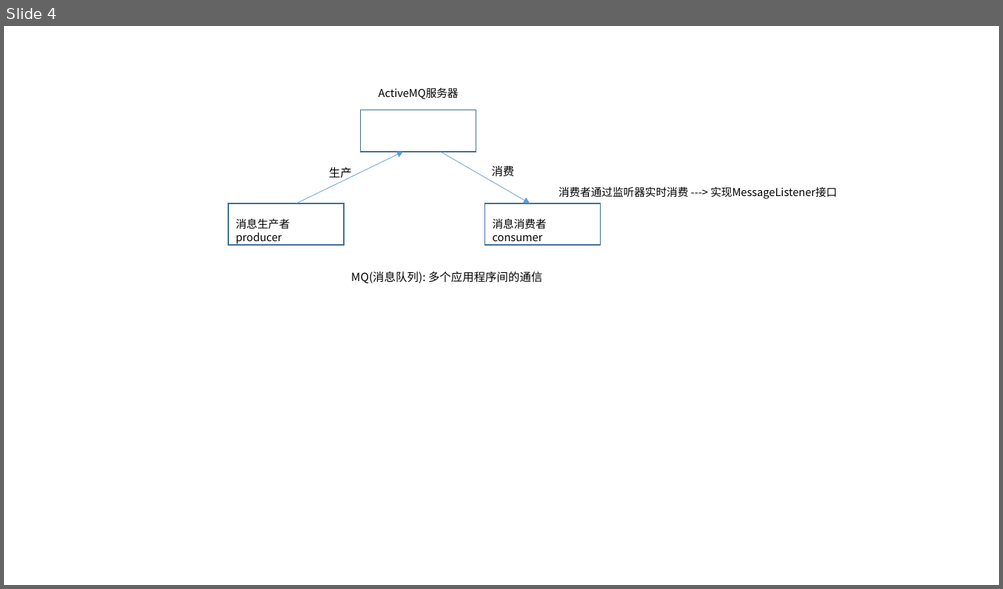
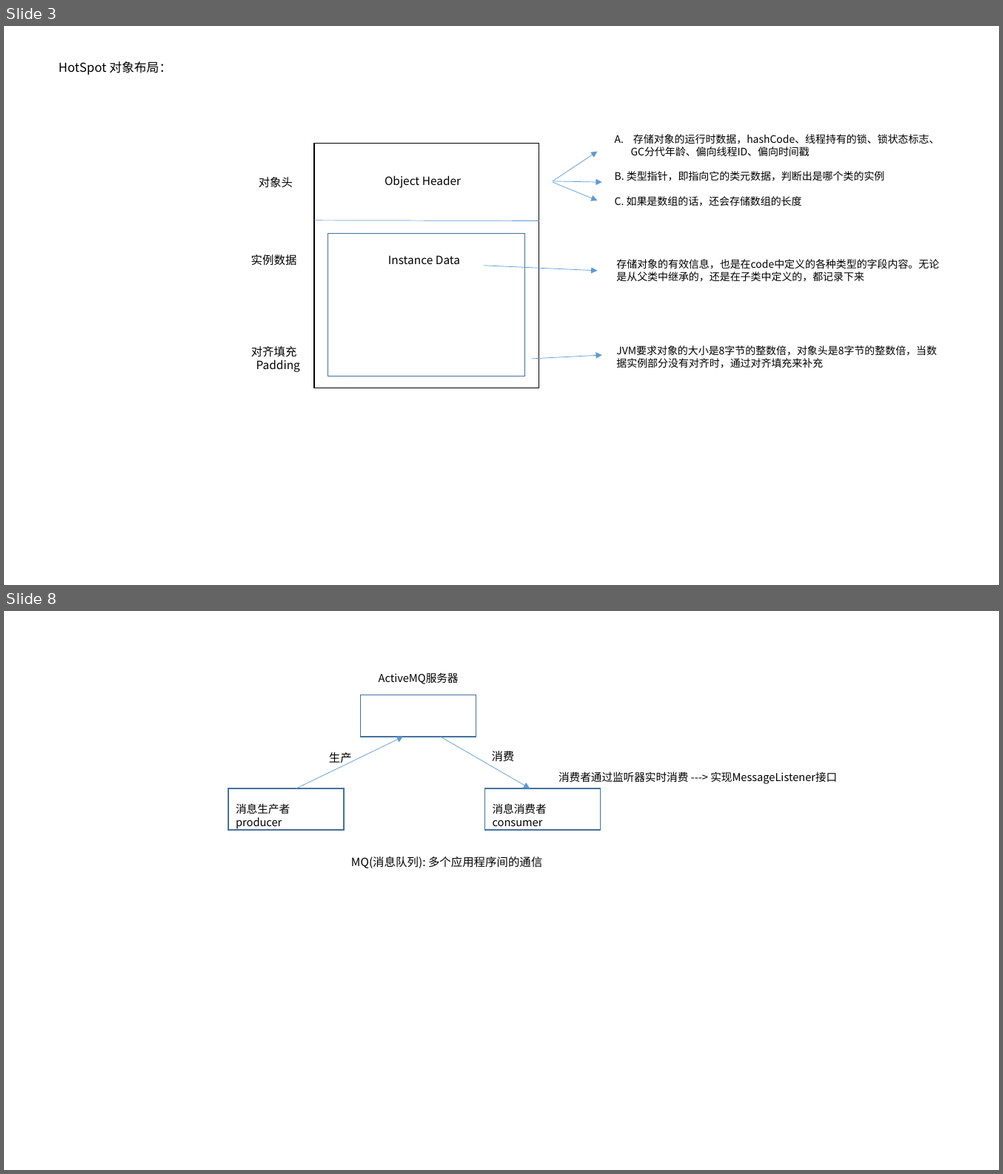
Before and after one commit to dengboyu/future, a slide deck: doc/doc.pptx. Shown one above the other, each under a label of ours: slide 4 before the commit, slides 3 and 8 after it; the slides between them are not shown. The pictures are 1003x589 and 1003x1174 pixels, drawn with LibreOffice and Linux fonts; fonts in the diff are those of the drawing. Boxes give left, top, right and bottom in pixels: in the first picture for what was removed or moved away, otherwise in the second. Text is boxed around its words. In the diff, an @@ line names an element or a change of style, - is before the commit and + after.

```diff
--- a/doc/doc.pptx
+++ b/doc/doc.pptx
@@ slide 3 added at [4,26,999,585], background #FFFFFF @@
@@ text added at [59,62,171,75], 12 pt, text #000000 @@
+HotSpot 对象布局：
@@ text added at [614,134,939,207], 10 pt, text #000000 @@
+A. 存储对象的运行时数据，hashCode、线程持有的锁、锁状态标志、
+GC分代年龄、偏向线程ID、偏向时间戳
+B. 类型指针，即指向它的类元数据，判断出是哪个类的实例
+C. 如果是数组的话，还会存储数组的长度
@@ rectangle added at [314,143,539,388], outline #000000 1 pt @@
@@ arrow added from (552, 181) to (597, 151), #5B9BD5 0.5 pt @@
@@ text added at [259,177,293,188], 11 pt, text #000000 @@
+对象头
@@ text added at [384,175,461,188], 11 pt, text #000000 @@
+Object Header
@@ arrow added from (552, 181) to (602, 183), #5B9BD5 0.5 pt @@
@@ arrow added from (552, 183) to (597, 201), #5B9BD5 0.5 pt @@
@@ line added from (314, 221) to (539, 221), #5B9BD5 0.5 pt @@
@@ rectangle added at [328,233,525,376], outline #43739E 1 pt @@
@@ text added at [251,255,297,266], 11 pt, text #000000 @@
+实例数据
@@ text added at [388,255,460,264], 11 pt, text #000000 @@
+Instance Data
@@ arrow added from (484, 266) to (597, 271), #5B9BD5 0.5 pt @@
@@ text added at [616,259,939,282], 10 pt, text #000000 @@
+存储对象的有效信息，也是在code中定义的各种类型的字段内容。无论是从父类中继承的，还是在子类中定义的，都记录下来
@@ text added at [251,346,300,372], 11 pt, text #000000 @@
+对齐填充
+Padding
@@ arrow added from (532, 359) to (602, 355), #5B9BD5 0.5 pt @@
@@ text added at [616,346,936,368], 10 pt, text #000000 @@
+JVM要求对象的大小是8字节的整数倍，对象头是8字节的整数倍，当数据实例部分没有对齐时，通过对齐填充来补充
@@ what was slide 4 is now slide 8 @@
```
Also in this commit, not shown: 4 slides changed, 2 other slides added, 3 other files.
